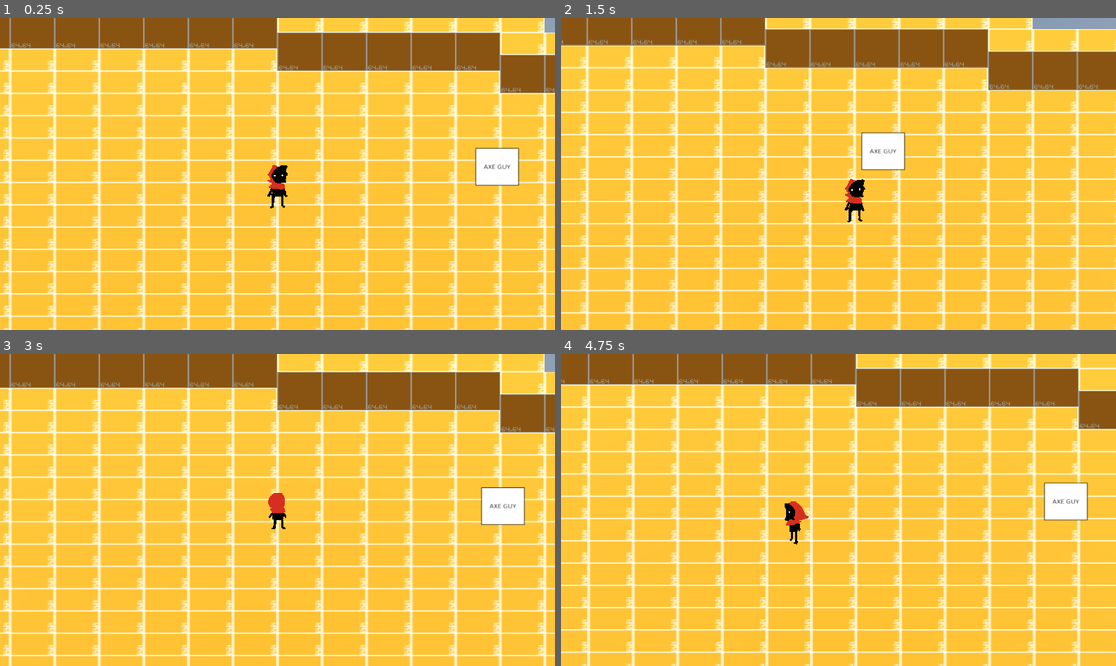
Above: before the commit, frames 1-4 (two rows, left to right).
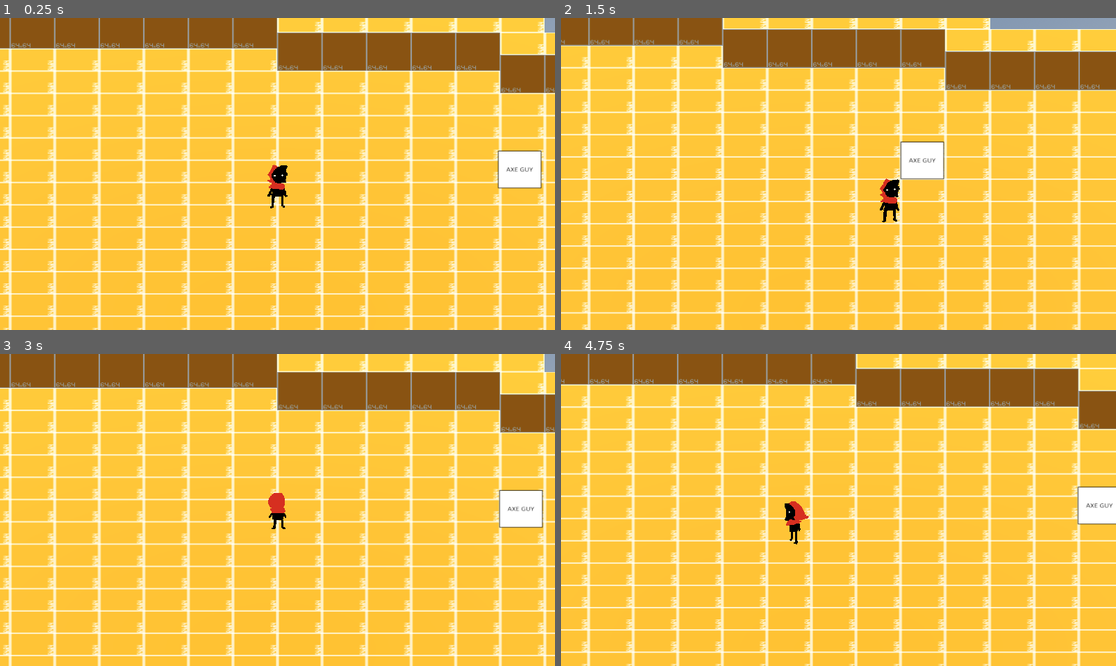
Above: after the commit, the same moments.

Repository: AlexRavelo/PrometheusGame
Game: Godot game, scene res://assets/scenes/test_scene_enemy.tscn
Same seed, same stepped clock (60 frames per second), same inputs: the game is played once before the commit and once after it. This scene is started directly instead of the project's main scene.
Inputs:
- Up to frame 1 (0.25 s): no input
- Up to frame 2 (1.5 s): hold Right (Right) 0.53-1.28 s; tap Z (Attack) at 0.6, 1.35 s; hold Down (Down) from 1.28 s (still down)
- Up to frame 3 (3 s): release Down (Down) at 2.03 s; hold Right (Right) 2.03-2.78 s; hold R 2.03-2.78 s; tap Z (Attack) at 2.3, 2.85 s; tap Enter at 2.75 s; hold Up (Up) from 2.78 s (still down)
- Up to frame 4 (4.75 s): release Up (Up) at 3.53 s; hold Left (Left) from 3.53 s (still down); tap Z (Attack) at 3.6, 4.55 s; tap R at 4.35 s

The runs differ from the first frame. In frame 1, 1.2% of the frame differs, in the area x 85-98%, y 41-55%; in frame 2, 17%, in the area x 0-100%, y 0-100%; in frame 3, 1.0%; in frame 4, 1.5%.

Commit message:
Basic Axe Enemy Attack

Diff:
--- a/assets/code/Enemies/axeEnemyEntity.gd
+++ b/assets/code/Enemies/axeEnemyEntity.gd
@@ -2,35 +2,51 @@
 
 extends BaseEnemyEntity
 
-@onready var nav_agent = $NavigationAgent3D
+const SPEED = 2.0
+const DMG = 5
+const HEALTH = 10
 
-const SPEED = 3.0
+@onready var n_agent = $NavigationAgent3D
+@onready var detection = $DetectionBubble/CollisionShape3D
+@onready var attk_bubble = $AttackBubble
+@onready var anim = $AnimationPlayer
+@onready var hitbox = $AttackBubble/Hitbox/CollisionShape3d
 
-func _physics_process(delta):
-	var current_location = global_transform.origin
-	var next_location = nav_agent.get_next_path_position()
-	var new_velocity = (next_location - current_location).normalized() * base_speed
-
-	nav_agent.set_velocity(new_velocity)
-
-func update_target_location(target_location):
-	nav_agent.target_position = target_location
 
 
 # Called when the node enters the scene tree for the first time.
 func _ready():
 	base_speed = SPEED
+	base_damage = DMG
+	max_health = HEALTH
+	nav_agent = n_agent
+	detection_bubble = detection
+	attack_hitbox = hitbox
+	attack_bubble = attk_bubble
+	enemy_id = 100
 	super()
 
-func attack():
-	pass
-
-func _on_navigation_agent_3d_target_reached():
-	attack()
-	print("lol!")
+func attack(): # TODO: refine this later
+	nav_agent.set_velocity(Vector3.ZERO)
+	anim.play("attack")
 
 
-func _on_navigation_agent_3d_velocity_computed(safe_velocity):
-	print("safe:")
-	velocity = velocity.move_toward(safe_velocity, .35)
-	move_and_slide()
+func _on_detection_bubble_body_entered(body):
+	if(behavior_state != GlobalScript.EnemyState.Attack):
+		behavior_state = GlobalScript.EnemyState.Alert
+	target = body
+
+
+
+func _on_attack_bubble_body_entered(body):
+	behavior_state = GlobalScript.EnemyState.Attack
+
+
+func _on_hitbox_body_entered(body):
+	if body is PlayerEntity:
+		body.on_hit(base_damage)
+
+
+func _on_attack_bubble_body_exited(body):
+	if(body == target): # TODO: When animations are implemented make sure this doesnt happen before the animation finishes
+		behavior_state = GlobalScript.EnemyState.Alert
--- a/assets/code/Enemies/baseEnemyEntity.gd
+++ b/assets/code/Enemies/baseEnemyEntity.gd
@@ -2,17 +2,21 @@
 
 extends BaseEntity
 
-var nav_agent_2d: NavigationAgent2D
+var nav_agent: NavigationAgent3D
+var attack_hitbox: CollisionShape3D
+var attack_bubble: Area3D
+var detection_bubble: CollisionShape3D
 var enemy_id: int
 var target: PlayerEntity = null
-@export var behaviorState: int = 0
 
-# TODO: Figure out how this below variable works. Ignore for now
-@export var modifier_state: int = 0
+@export var modifier_state: GlobalScript.Area
+@export var behavior_state: GlobalScript.EnemyState
 
 # Called when the node enters the scene tree for the first time.
 func _ready():
 	modifier_state = get_modifier_state()
+	behavior_state = GlobalScript.EnemyState.Idle
+	set_health(max_health)
 	pass # Replace with function body.
 
 
@@ -21,7 +25,48 @@
 	pass
 
 
+func _physics_process(delta):
+	match behavior_state:
+		GlobalScript.EnemyState.Idle:
+			idle()
+		GlobalScript.EnemyState.Alert:
+			alert()
+		GlobalScript.EnemyState.Attack:
+			attack()
+
+
+func update_target_location(target_location):
+	nav_agent.target_position = target_location
+
+func attack():
+	print("This is an attack!")
+
+func idle():
+	pass
+
+func retreat():
+	target = null
+
+func alert():
+	if(behavior_state == GlobalScript.EnemyState.Alert):
+		update_target_location(target.global_transform.origin)
+		var current_location = global_transform.origin
+		attack_bubble.look_at(nav_agent.target_position, Vector3.UP, true)
+		var next_location = nav_agent.get_next_path_position()
+		var new_velocity = (next_location - current_location).normalized() * base_speed
+
+		nav_agent.set_velocity(new_velocity)
+
+func _on_navigation_agent_3d_target_reached():
+	pass
+
+
+func _on_navigation_agent_3d_velocity_computed(safe_velocity):
+	velocity = velocity.move_toward(safe_velocity, .35)
+	move_and_slide()
+
+
+
 # Gets the modifier state of the entity from global variables
 func get_modifier_state():
-	# TODO: Get this function working
-	return 0
+	return GlobalScript.areaGet()
--- a/assets/code/GlobalScript.gd
+++ b/assets/code/GlobalScript.gd
@@ -1,6 +1,7 @@
 extends Node
 
 enum Area{First, Second, Third}
+enum EnemyState{Idle, Alert, Attack, Retreat}
 var CurrentArea
 
 func areaSet():
@@ -9,10 +10,10 @@
 	##CurrentArea = area.First / x
 	pass
 
-##func areaGet():
+func areaGet():
 	##return CurrentArea
 	##not really needed since currentArea is global
-##	pass
+	return Area.First
 
 func _process(delta):
 	##check CurrentArea and change map/tileset accordingly
--- a/assets/code/baseEntity.gd
+++ b/assets/code/baseEntity.gd
@@ -8,9 +8,7 @@
 var direction := Vector2(0, 1)
 var gravity := 10
 
-@export var current_health: int:
-	set(value):
-		clamp(value, 0, max_health)
+@export var current_health: int = 100
 @export var base_speed: float = 3.0 # Might want to make an int to be consistent but float might be better for calcs
 @export var base_damage: int = 10
 
@@ -30,11 +28,16 @@
 
 # Entity Attacking
 func attack():
+	# This function will likely be empty at this level because each enemy attacks differently
 	pass
+
+func set_health(health):
+	current_health = clamp(health, 0, 100)
 
 # Upon Entity getting hit
 func on_hit(damage):
-	current_health -= damage
+	set_health(current_health - damage)
+	print(current_health)
 
 	if current_health <= 0:
 		self.on_death()
--- a/assets/code/basePlayer.gd
+++ b/assets/code/basePlayer.gd
@@ -34,6 +34,14 @@
 	velocity.x = move_toward(velocity.x, inputdir.x*base_speed, 0.8)
 	velocity.z = move_toward(velocity.z, inputdir.y*base_speed, 0.8)
 
+
+func _ready():
+	current_health = 99
+	print(current_health)
+
+func on_death():
+	print("FUCK IM DEAD")
+
 func attack():
 	var target = attack_hitbox.get_overlapping_bodies()
 	print("RATCHET ATTACK")
--- a/assets/scenes/Player.tscn
+++ b/assets/scenes/Player.tscn
@@ -208,8 +208,9 @@
 [sub_resource type="BoxShape3D" id="BoxShape3D_ih6uj"]
 size = Vector3(1.3, 0.5, 0.6)
 
-[node name="Player" type="CharacterBody3D"]
+[node name="Player" type="CharacterBody3D" groups=["Player"]]
 transform = Transform3D(1, 0, 0, 0, 1, 0, 0, 0, 1, 0, 1.18412, 0)
+collision_layer = 3
 script = ExtResource("1_2wclh")
 base_speed = 5.0
 
--- a/assets/scenes/objects/entities/axe_enemy.tscn
+++ b/assets/scenes/objects/entities/axe_enemy.tscn
@@ -1,11 +1,41 @@
-[gd_scene load_steps=4 format=3 uid="uid://beg5tvhi0ydpq"]
+[gd_scene load_steps=9 format=3 uid="uid://beg5tvhi0ydpq"]
 
 [ext_resource type="Script" path="res://assets/code/Enemies/axeEnemyEntity.gd" id="1_dym2c"]
 [ext_resource type="Texture2D" uid="uid://bqjxn8e8mrx4o" path="res://assets/sprites/placeholders/PLACEHOLDER_AXE_ENEMY.png" id="1_jy6lu"]
 
 [sub_resource type="CylinderShape3D" id="CylinderShape3D_miu2h"]
 
+[sub_resource type="SphereShape3D" id="SphereShape3D_igskt"]
+
+[sub_resource type="BoxShape3D" id="BoxShape3D_4xde8"]
+size = Vector3(1, 1, 1.66199)
+
+[sub_resource type="Animation" id="Animation_whhvg"]
+resource_name = "attack"
+tracks/0/type = "value"
+tracks/0/imported = false
+tracks/0/enabled = true
+tracks/0/path = NodePath("AttackBubble/Hitbox:monitoring")
+tracks/0/interp = 1
+tracks/0/loop_wrap = true
+tracks/0/keys = {
+"times": PackedFloat32Array(0, 0.2, 1.2),
+"transitions": PackedFloat32Array(1, 1, 1),
+"update": 1,
+"values": [false, true, false]
+}
+
+[sub_resource type="Animation" id="Animation_rxrch"]
+resource_name = "idle"
+
+[sub_resource type="AnimationLibrary" id="AnimationLibrary_oxcue"]
+_data = {
+"attack": SubResource("Animation_whhvg"),
+"idle": SubResource("Animation_rxrch")
+}
+
 [node name="AxeEnemy" type="CharacterBody3D" groups=["enemies"]]
+transform = Transform3D(1, 0, 0, 0, 1, 0, 0, 0, 1, 0, -0.458184, 0)
 script = ExtResource("1_dym2c")
 
 [node name="Sprite3D" type="Sprite3D" parent="."]
@@ -19,5 +49,47 @@
 [node name="NavigationAgent3D" type="NavigationAgent3D" parent="."]
 avoidance_enabled = true
 
+[node name="DetectionBubble" type="Area3D" parent="."]
+transform = Transform3D(5, 0, 0, 0, 5, 0, 0, 0, 5, 0, 0.946158, 0)
+visible = false
+collision_layer = 2
+collision_mask = 2
+
+[node name="CollisionShape3D" type="CollisionShape3D" parent="DetectionBubble"]
+transform = Transform3D(2.06, 0, 0, 0, 2.06, 0, 0, 0, 2.06, 0, -0.008, 0)
+shape = SubResource("SphereShape3D_igskt")
+
+[node name="AttackBubble" type="Area3D" parent="."]
+transform = Transform3D(5, 0, 0, 0, 5, 0, 0, 0, 5, 0, 0.946158, 0)
+visible = false
+collision_layer = 2
+collision_mask = 2
+
+[node name="Hitbox" type="Area3D" parent="AttackBubble"]
+transform = Transform3D(0.2, 0, 0, 0, 0.2, 0, 0, 0, 0.2, 0, 0.0042394, 0.133134)
+collision_layer = 4
+
+[node name="CollisionShape3d" type="CollisionShape3D" parent="AttackBubble/Hitbox"]
+transform = Transform3D(1.745, 0, 0, 0, 1, 0, 0, 0, 0.355, 0, 0, -0.160185)
+shape = SubResource("BoxShape3D_4xde8")
+
+[node name="CollisionShape3D" type="CollisionShape3D" parent="AttackBubble"]
+transform = Transform3D(0.8, 0, 0, 0, 0.8, 0, 0, 0, 0.8, 0, -0.008, 0)
+shape = SubResource("SphereShape3D_igskt")
+
+[node name="AnimationPlayer" type="AnimationPlayer" parent="."]
+libraries = {
+"": SubResource("AnimationLibrary_oxcue")
+}
+
 [connection signal="target_reached" from="NavigationAgent3D" to="." method="_on_navigation_agent_3d_target_reached"]
 [connection signal="velocity_computed" from="NavigationAgent3D" to="." method="_on_navigation_agent_3d_velocity_computed"]
+[connection signal="body_entered" from="DetectionBubble" to="." method="_on_detection_bubble_body_entered"]
+[connection signal="body_exited" from="DetectionBubble" to="." method="_on_detection_bubble_body_exited"]
+[connection signal="body_entered" from="AttackBubble" to="." method="_on_attack_bubble_body_entered"]
+[connection signal="body_entered" from="AttackBubble" to="." method="_on_detection_bubble_body_entered"]
+[connection signal="body_exited" from="AttackBubble" to="." method="_on_detection_bubble_body_exited"]
+[connection signal="body_exited" from="AttackBubble" to="." method="_on_attack_bubble_body_exited"]
+[connection signal="body_entered" from="AttackBubble/Hitbox" to="." method="_on_hitbox_body_entered"]
+[connection signal="body_entered" from="AttackBubble/Hitbox" to="." method="_on_area_3d_body_entered"]
+[connection signal="body_exited" from="AttackBubble/Hitbox" to="." method="_on_hitbox_body_exited"]
--- a/assets/scenes/test_scene.tscn
+++ b/assets/scenes/test_scene.tscn
@@ -24,7 +24,7 @@
 [node name="DirectionalLight3D" type="DirectionalLight3D" parent="."]
 transform = Transform3D(0.709664, -0.704537, 0.00193855, -0.00192707, 0.000810416, 0.999998, -0.704537, -0.709667, -0.000782572, -0.0309554, -4.11272e-05, 0.0387351)
 
-[node name="Player" parent="." groups=["Enemy", "Player"] instance=ExtResource("1_vv3q1")]
+[node name="Player" parent="." groups=["Enemy"] instance=ExtResource("1_vv3q1")]
 transform = Transform3D(1, 0, 0, 0, 1, 0, 0, 0, 1, 0, 1.40991, 0)
 
 [node name="DevGrid" parent="." instance=ExtResource("2_a5848")]
--- a/assets/scenes/test_scene_enemy.tscn
+++ b/assets/scenes/test_scene_enemy.tscn
@@ -1,6 +1,6 @@
 [gd_scene load_steps=10 format=3 uid="uid://b47wcl3q1oisl"]
 
-[ext_resource type="Script" path="res://assets/scenes/test_scene_enemy.gd" id="1_hn5ud"]
+[ext_resource type="Script" path="res://assets/code/GlobalScript.gd" id="1_0iehh"]
 [ext_resource type="PackedScene" uid="uid://cepw0irhctadj" path="res://assets/scenes/Player.tscn" id="1_kje80"]
 [ext_resource type="PackedScene" uid="uid://idxqroy7456a" path="res://assets/code/terrain/dev_grid.tscn" id="2_kec8d"]
 [ext_resource type="Script" path="res://assets/code/Camera.gd" id="3_wxjvj"]
@@ -23,7 +23,7 @@
 tonemap_mode = 2
 
 [node name="Main" type="Node3D"]
-script = ExtResource("1_hn5ud")
+script = ExtResource("1_0iehh")
 
 [node name="NavigationRegion3D" type="NavigationRegion3D" parent="."]
 transform = Transform3D(0.707107, 0, 0.707107, 0, 1, 0, -0.707107, 0, 0.707107, 0.432215, 0.439287, 0.0569789)
@@ -42,7 +42,7 @@
 [node name="DirectionalLight3D" type="DirectionalLight3D" parent="."]
 transform = Transform3D(0.709664, -0.704537, 0.00193855, -0.00192707, 0.000810416, 0.999998, -0.704537, -0.709667, -0.000782572, -0.0309554, -4.11272e-05, 0.0387351)
 
-[node name="Player" parent="." groups=["Enemy", "Player"] instance=ExtResource("1_kje80")]
+[node name="Player" parent="." groups=["Enemy"] instance=ExtResource("1_kje80")]
 transform = Transform3D(1, 0, 0, 0, 1, 0, 0, 0, 1, 0, 1.85925, 0)
 
 [node name="Camera" type="Camera3D" parent="." node_paths=PackedStringArray("Camera_Target")]
--- a/project.godot
+++ b/project.godot
@@ -55,6 +55,12 @@
 ]
 }
 
+[layer_names]
+
+3d_physics/layer_1="World"
+3d_physics/layer_2="Player Detection"
+3d_physics/layer_3="Hitbox"
+
 [rendering]
 
 textures/canvas_textures/default_texture_filter=0
